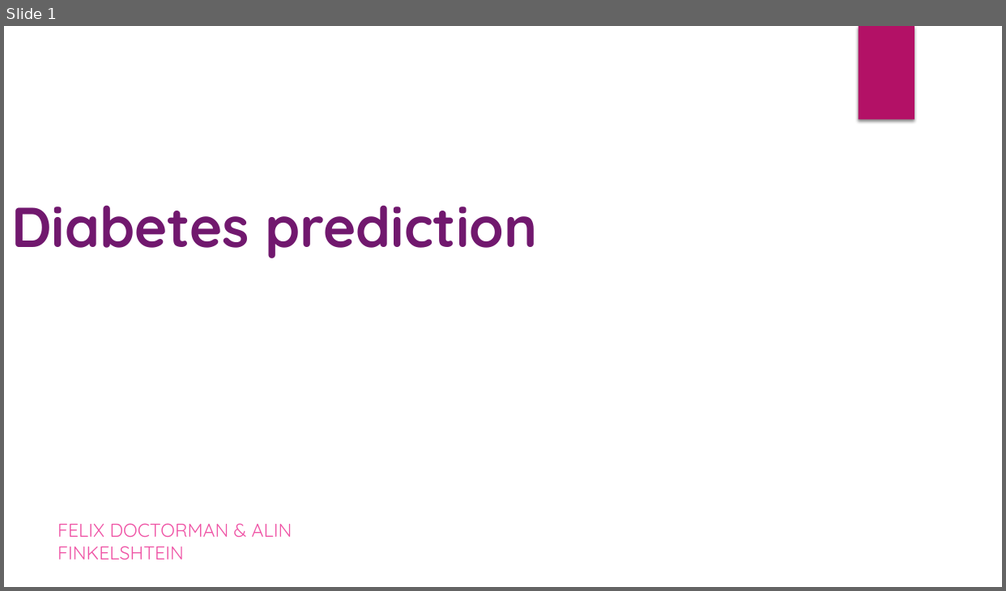
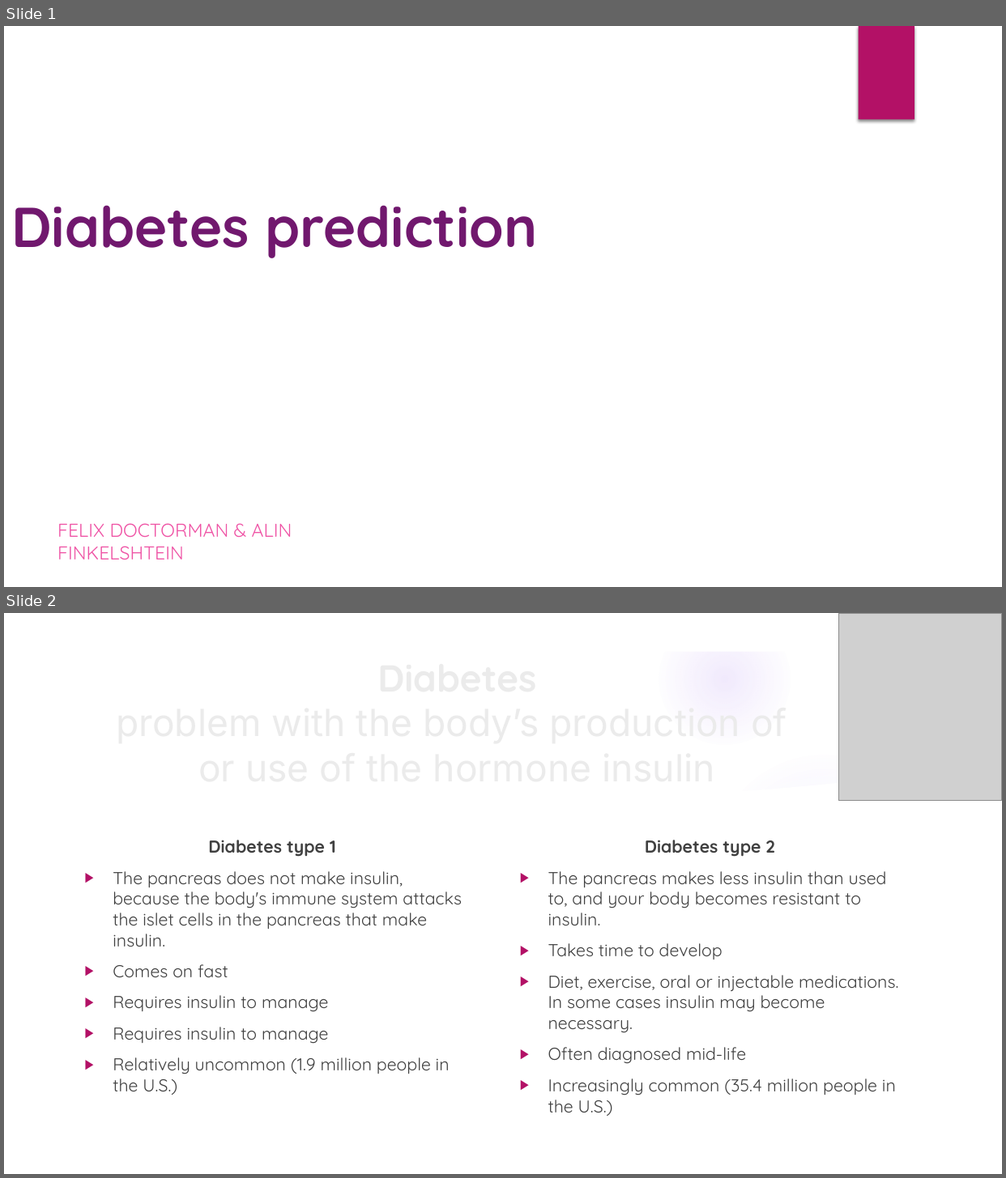
Before and after one commit to AlinFin/Classification, a slide deck: Diabetes prediction.pptx. Shown one above the other, each under a label of ours: slide 1 before the commit, slides 1 and 2 after it. The pictures are 1006x591 and 1006x1178 pixels, drawn with LibreOffice and Linux fonts; fonts in the diff are those of the drawing; grey boxes stand for pictures; background and template pictures are left out. Boxes give left, top, right and bottom in pixels: in the first picture for what was removed or moved away, otherwise in the second. Text is boxed around its words. In the diff, an @@ line names an element or a change of style, - is before the commit and + after.

```diff
--- a/Diabetes prediction.pptx
+++ b/Diabetes prediction.pptx
@@ slide 2 added at [4, 613, 1002, 1174], background picture (left out); not listed: 1 template element that a slide beside it also shows @@
@@ group added at [4, 613, 1002, 1174]: 5 ellipses, 3 freeform shapes @@
@@ picture added at [839, 613, 1002, 801] @@
@@ text added at [113, 841, 462, 1095], 16.6 pt, text #404040 @@
+Diabetes type 1
+▶ The pancreas does not make insulin, because the body's immune system attacks the islet cells in the pancreas that make insulin.
+▶ Comes on fast
+▶ Requires insulin to manage
+▶ Requires insulin to manage
+▶ Relatively uncommon (1.9 million people in the U.S.)
@@ title added at [185, 840, 713, 1113], 36 pt, text #EBEBEB @@
+Diabetes
+problem with the body’s production of
+or use of the hormone insulin
@@ text added at [548, 840, 898, 1116], 16.6 pt, text #404040 @@
+Diabetes type 2
+▶ The pancreas makes less insulin than used to, and your body becomes resistant to insulin.
+▶ Takes time to develop
+▶ Diet, exercise, oral or injectable medications. In some cases insulin may become necessary.
+▶ Often diagnosed mid-life
+▶ Increasingly common (35.4 million people in the U.S.)
```
Also in this commit, not shown: 2 slides changed, 1 slide removed.
